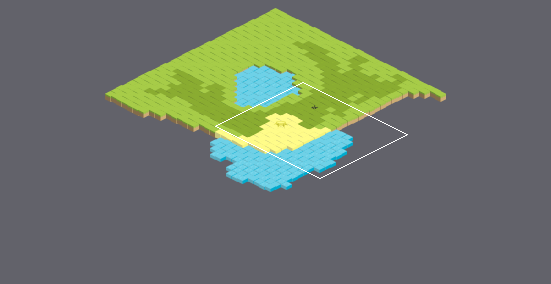
Tiled map, stored at IsometricAnts/src/main/resources/map/mapBig.tmx. Above: a wide view before the commit, with the close-up outlined.
Close-up. Before:
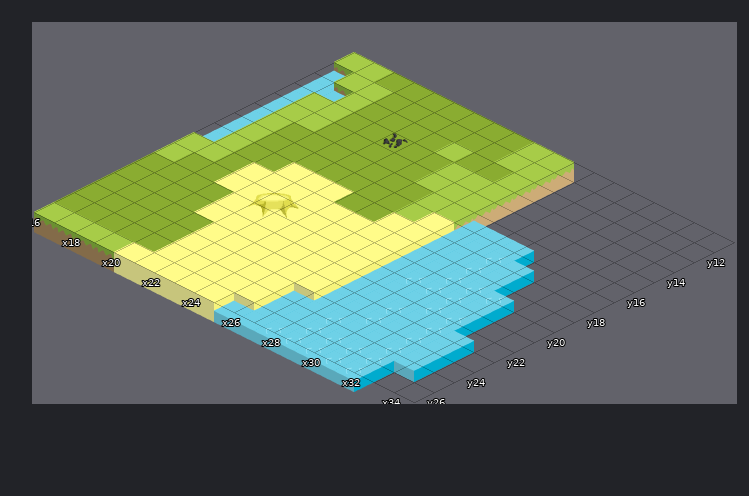
Cells are 128x64 px. Isometric: x runs down to the right, y down to the left. Shown: x 16..34, y 11..26. The commit also changed other parts of the map, which this record leaves out. Tiles whose own drawing changed are shown in their newer look in all pictures.
After the commit:
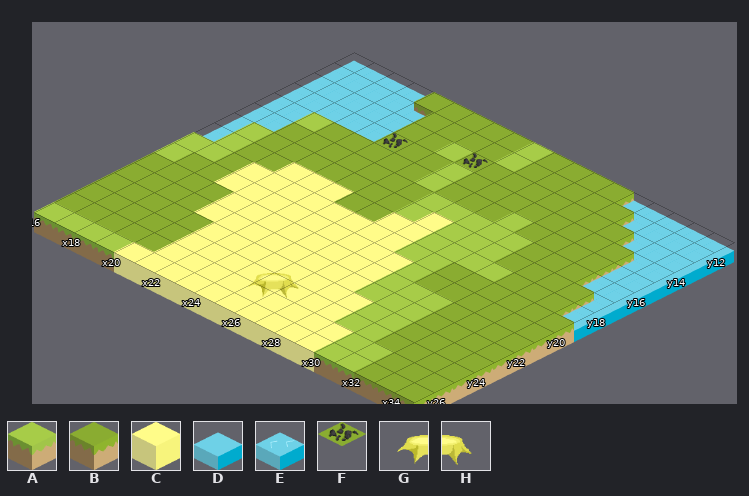
Key: from "grid128": A 1, B 2, C 3, D 10, E 11, F 12, G 20, H 21.
_ is an empty cell.
The edit:
{"where": "layer \"layer1\""}
{"y":11,"x":16,"old":"AABB","new":"DDDD"}
{"y":11,"x":26,"old":"A________","new":"BBBBDDDDD"}
{"y":12,"x":17,"old":"AABB","new":"DDDD"}
{"y":12,"x":26,"old":"A________","new":"BBBBBDDDD"}
{"y":13,"x":18,"old":"ABB","new":"DDD"}
{"y":13,"x":24,"old":"B","new":"F"}
{"y":13,"x":26,"old":"A________","new":"BBBBBBDDD"}
{"y":14,"x":17,"old":"AABB","new":"DDDD"}
{"y":14,"x":25,"old":"AA________","new":"BBBBBBBBDD"}
{"y":15,"x":17,"old":"A","new":"D"}
{"y":15,"x":25,"old":"AA________","new":"BBBABBBBDD"}
{"y":16,"x":17,"old":"A","new":"D"}
{"y":16,"x":27,"old":"________","new":"AAABBBDD"}
{"y":17,"x":27,"old":"________","new":"AAABBBBD"}
{"y":18,"x":27,"old":"________","new":"AAAABBBD"}
{"y":19,"x":27,"old":"________","new":"AABBBBBB"}
{"y":20,"x":27,"old":"________","new":"CABBBBBB"}
{"y":21,"x":27,"old":"________","new":"CAAABBBB"}
{"y":22,"x":27,"old":"________","new":"CAAABBBB"}
{"y":23,"x":27,"old":"________","new":"CCAABBBB"}
{"y":24,"x":26,"old":"_________","new":"CCCAABBBB"}
{"y":25,"x":26,"old":"_________","new":"CCCCAABBB"}
{"y":26,"x":25,"old":"__________","new":"CCCCCAABBB"}
{"where": "layer \"layer2\""}
{"y":16,"x":27,"old":"DDD","new":"___"}
{"y":17,"x":27,"old":"DDED","new":"____"}
{"y":18,"x":27,"old":"DDED","new":"____"}
{"y":19,"x":21,"old":"H","new":"_"}
{"y":19,"x":27,"old":"DDEEE","new":"_____"}
{"y":20,"x":20,"old":"G","new":"_"}
{"y":20,"x":27,"old":"DEEED","new":"_____"}
{"y":21,"x":27,"old":"DDDEE","new":"_____"}
{"y":22,"x":27,"old":"DDEDED","new":"______"}
{"y":23,"x":25,"old":"_","new":"H"}
{"y":23,"x":27,"old":"DDEDED","new":"______"}
{"y":24,"x":24,"old":"_","new":"G"}
{"y":24,"x":26,"old":"DDEDDED","new":"_______"}
{"y":25,"x":26,"old":"DDEEEE","new":"______"}
{"y":26,"x":25,"old":"DDEEEEE","new":"_______"}
